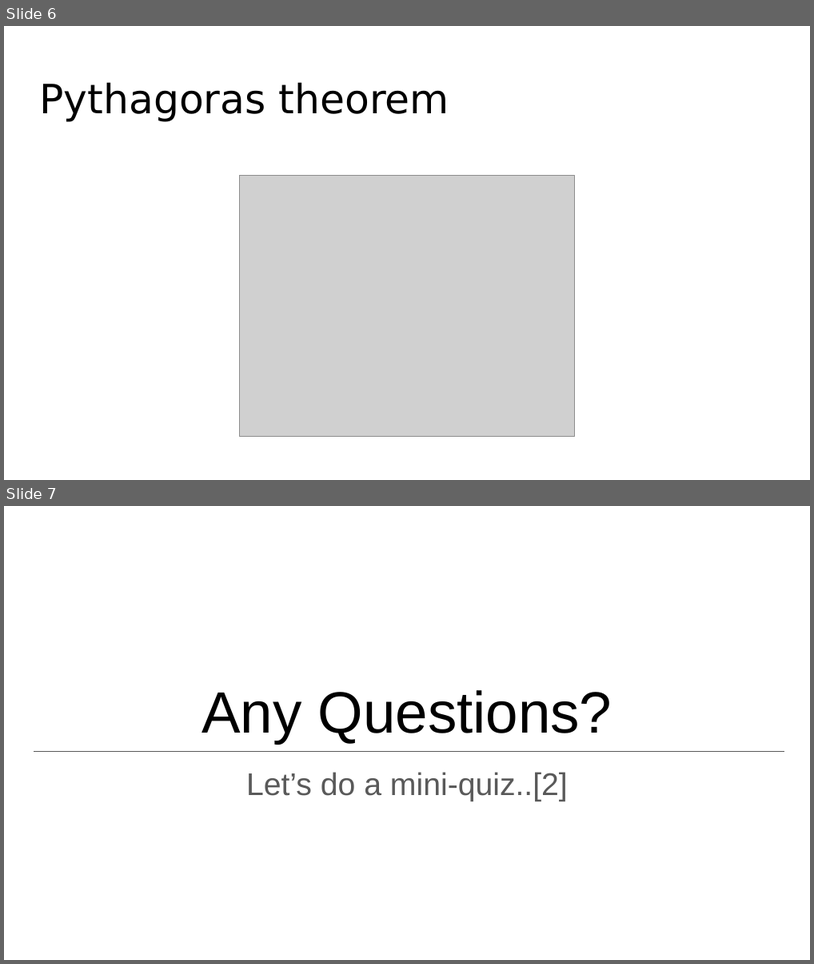
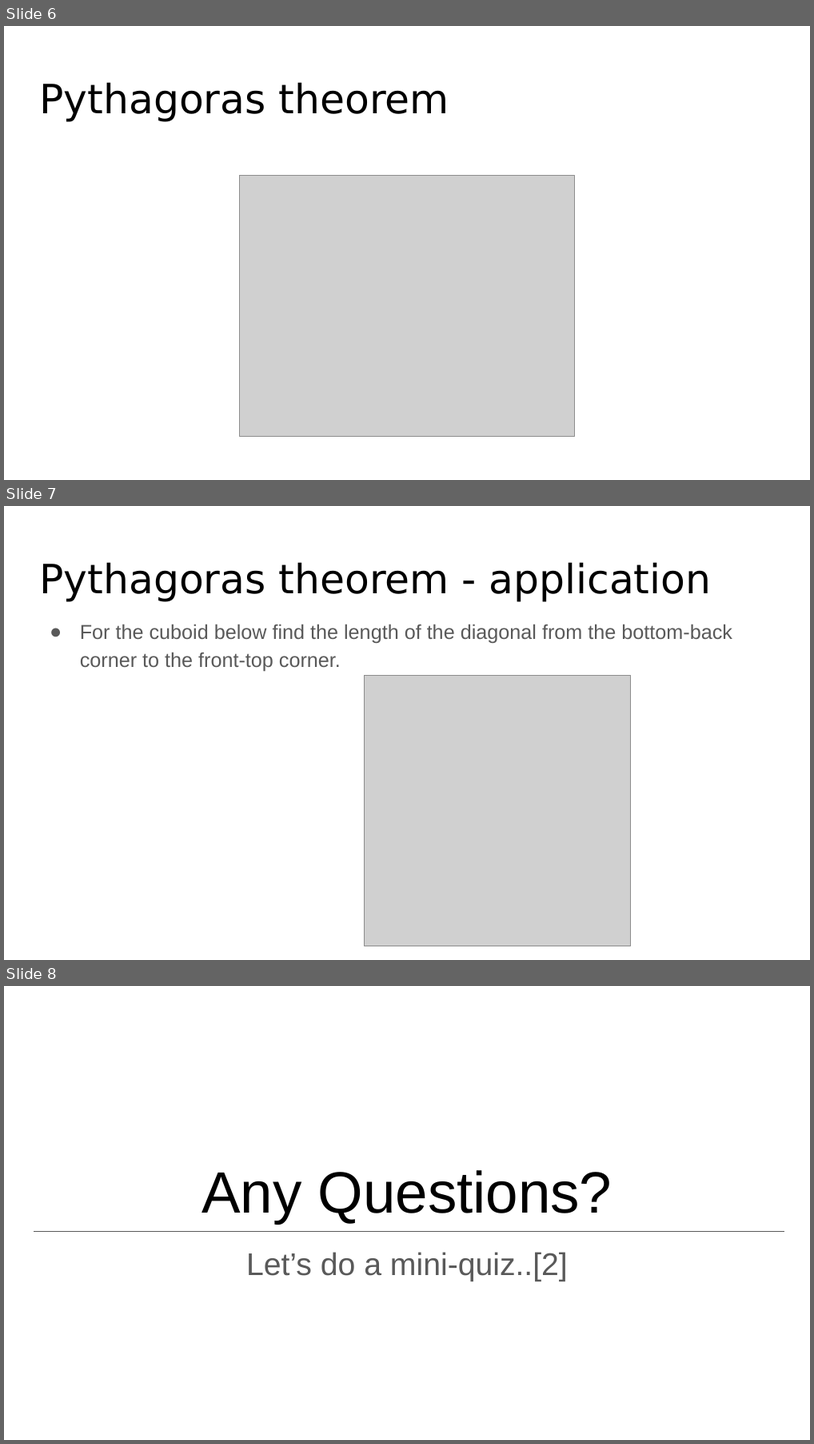
Before and after one commit to deeperj/dillinger, a slide deck: thesis/ukapp2/wqu_isc/puremaths/ISC_PureMaths0401.pptx. Shown one above the other, each under a label of ours: slides 6 and 7 before the commit, slides 6, 7 and 8 after it. The pictures are 814x964 and 814x1444 pixels, drawn with LibreOffice and Linux fonts; fonts in the diff are those of the drawing; grey boxes stand for pictures. Boxes give left, top, right and bottom in pixels: in the first picture for what was removed or moved away, otherwise in the second. Text is boxed around its words. In the diff, an @@ line names an element or a change of style, - is before the commit and + after.

```diff
--- a/thesis/ukapp2/wqu_isc/puremaths/ISC_PureMaths0401.pptx
+++ b/thesis/ukapp2/wqu_isc/puremaths/ISC_PureMaths0401.pptx
@@ slide 7 added at box(4, 506, 810, 960), background #FFFFFF @@
@@ title added at box(39, 562, 712, 602), 36 pt, text #000000 @@
+Pythagoras theorem - application
@@ text added at box(80, 624, 733, 671), 18 pt, text #595959 @@
+● For the cuboid below find the length of the diagonal from the bottom-back corner to the front-top corner.
@@ picture added at box(365, 676, 630, 945) @@
@@ what was slide 7 is now slide 8 @@
```
Also in this commit, not shown: 1 slide changed, 8 other slides added, 1 slide removed, 54 other files.
